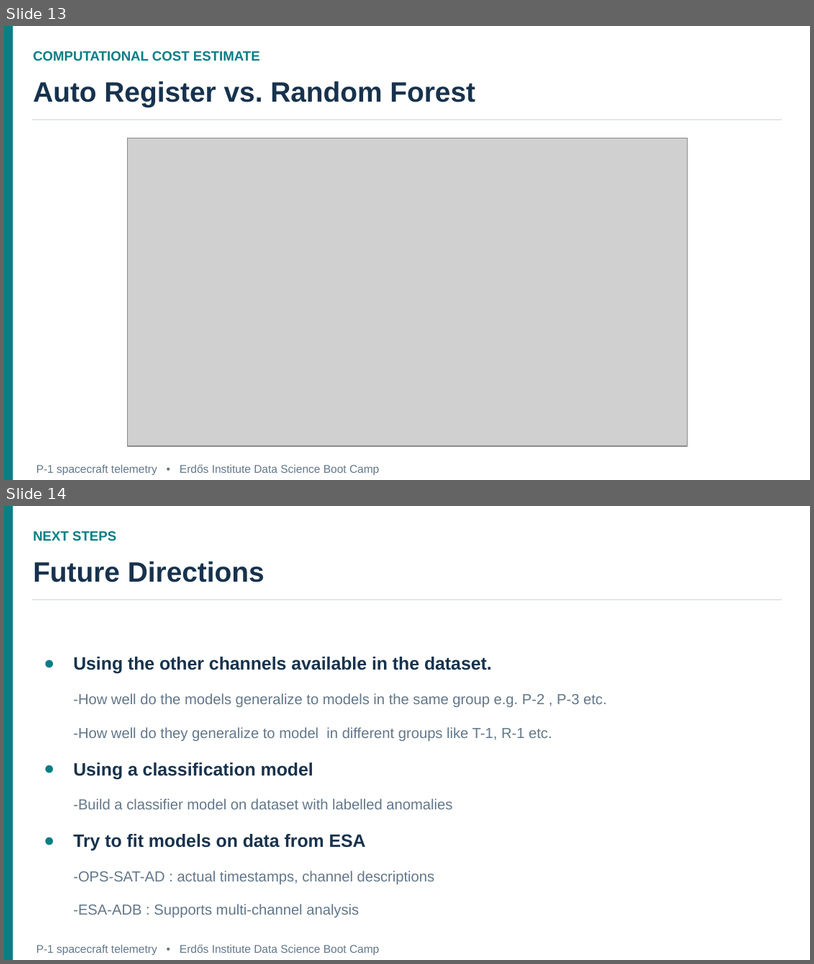
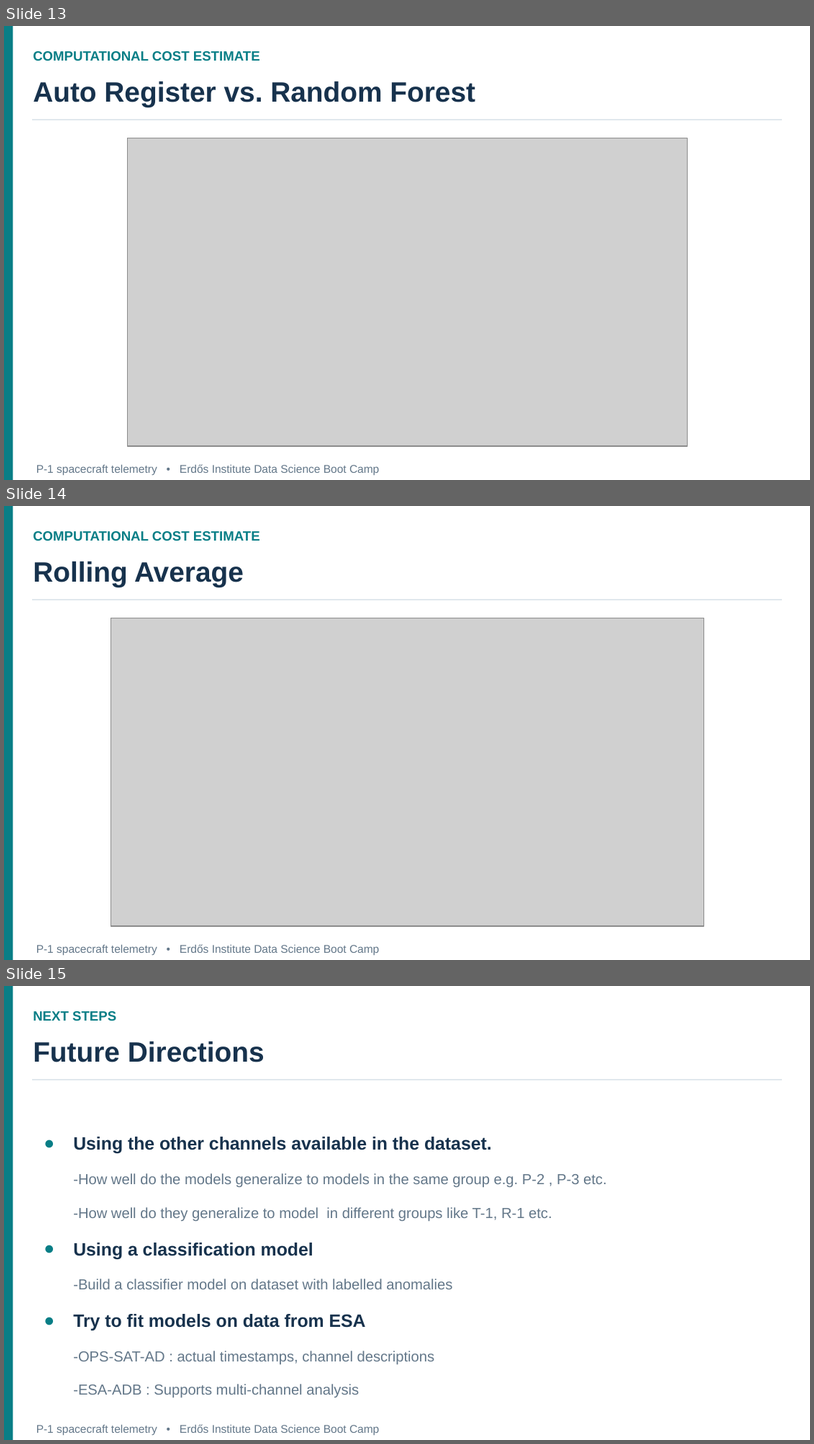
Before and after one commit to Erdos-Projects/fall-2026-spacecraft-sensors, a slide deck: Spacecraft sensors.pptx. Shown one above the other, each under a label of ours: slides 13 and 14 before the commit, slides 13, 14 and 15 after it. The pictures are 814x964 and 814x1444 pixels, drawn with LibreOffice and Linux fonts; fonts in the diff are those of the drawing; grey boxes stand for pictures. Boxes give left, top, right and bottom in pixels: in the first picture for what was removed or moved away, otherwise in the second. Text is boxed around its words. In the diff, an @@ line names an element or a change of style, - is before the commit and + after.

Commit message:
update slides
Update slides

```diff
--- a/Spacecraft sensors.pptx
+++ b/Spacecraft sensors.pptx
@@ slide 14 added at [4,506,810,960], background #FFFFFF @@
@@ rectangle added at [4,506,13,959], fill #087E86 @@
@@ text added at [33,531,260,541], 12 pt, text #087E86, bold @@
+COMPUTATIONAL COST ESTIMATE
@@ title added at [33,561,244,587], 25 pt, text #17324D, bold @@
+Rolling Average
@@ line added from (32, 600) to (782, 600), #E0E8ED 1 pt @@
@@ picture added at [111,618,705,926] @@
@@ text added at [36,944,379,955], 10 pt, text #637789 @@
+P-1 spacecraft telemetry • Erdős Institute Data Science Boot Camp
@@ what was slide 14 is now slide 15 @@
```
